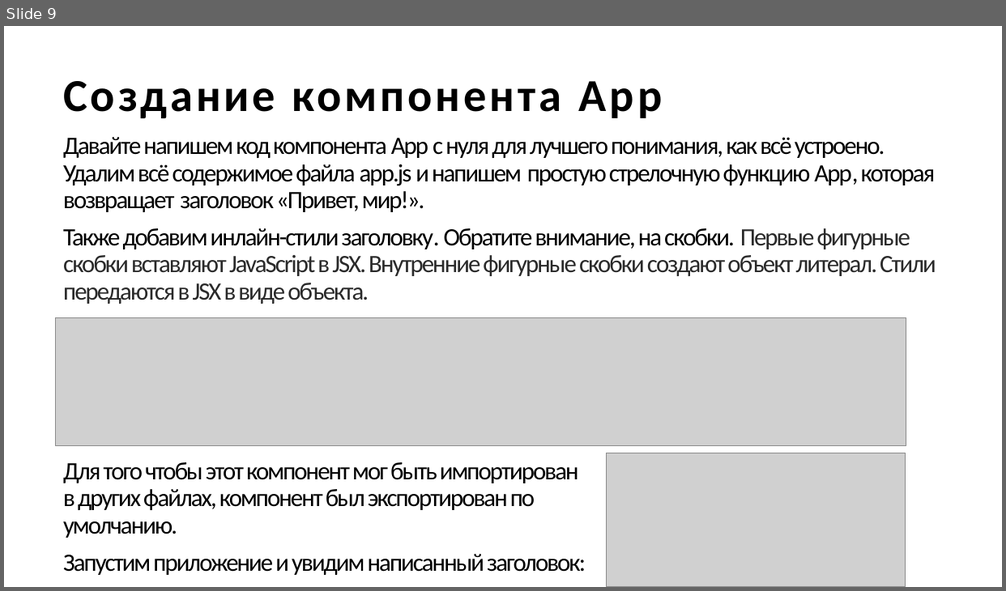
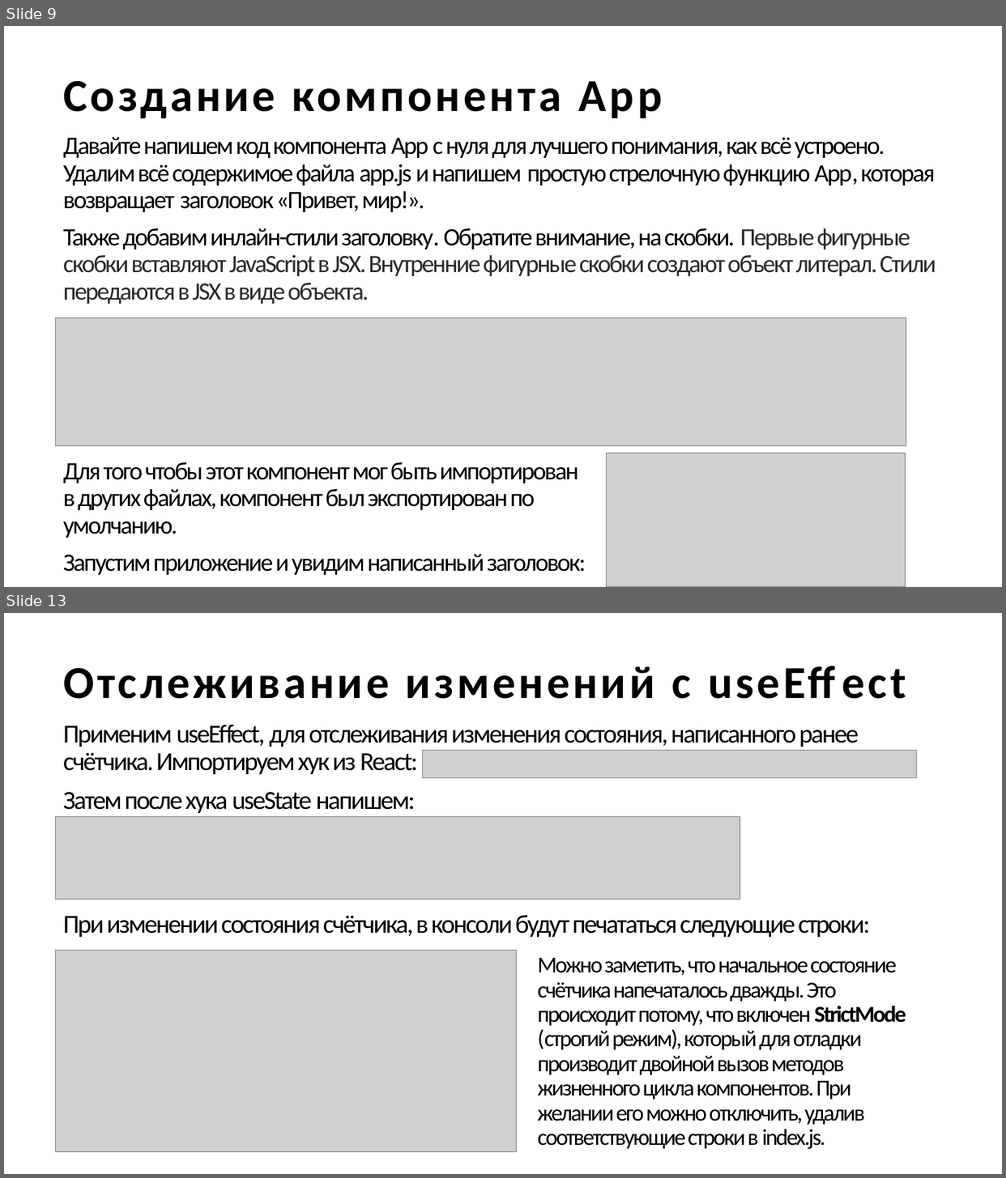
Before and after one commit to descenty/IPPO-3-sem, a slide deck: Введение в React.pptx. Shown one above the other, each under a label of ours: slide 9 before the commit, slides 9 and 13 after it; the slides between them are not shown. The pictures are 1006x591 and 1006x1178 pixels, drawn with LibreOffice and Linux fonts; fonts in the diff are those of the drawing; grey boxes stand for pictures. Boxes give left, top, right and bottom in pixels: in the first picture for what was removed or moved away, otherwise in the second. Text is boxed around its words. In the diff, an @@ line names an element or a change of style, - is before the commit and + after.

Commit message:
add react pptx

```diff
--- a/Введение в React.pptx
+++ b/Введение в React.pptx
@@ slide 13 added at [4,613,1002,1174], background #FFFFFF @@
@@ title added at [63,666,691,746], 44 pt, text #000000, bold @@
+Отслеживание изменений с useEffect
@@ text added at [63,726,859,814], 25 pt, text #000000 @@
+Применим useEffect, для отслеживания изменения состояния, написанного ранее счётчика. Импортируем хук из React:
+Затем после хука useState напишем:
@@ picture added at [423,750,917,778] @@
@@ picture added at [56,817,740,899] @@
@@ text added at [63,915,870,938], 25 pt, text #000000 @@
+При изменении состояния счётчика, в консоли будут печататься следующие строки:
@@ picture added at [56,950,517,1152] @@
@@ text added at [538,958,906,1149], 22 pt, text #000000 @@
+Можно заметить, что начальное состояние счётчика напечаталось дважды. Это происходит потому, что включен StrictMode (строгий режим), который для отладки производит двойной вызов методов жизненного цикла компонентов. При желании его можно отключить, удалив соответствующие строки в index.js.
```
Also in this commit, not shown: 3 slides changed, 9 other slides added, 21 other files.
